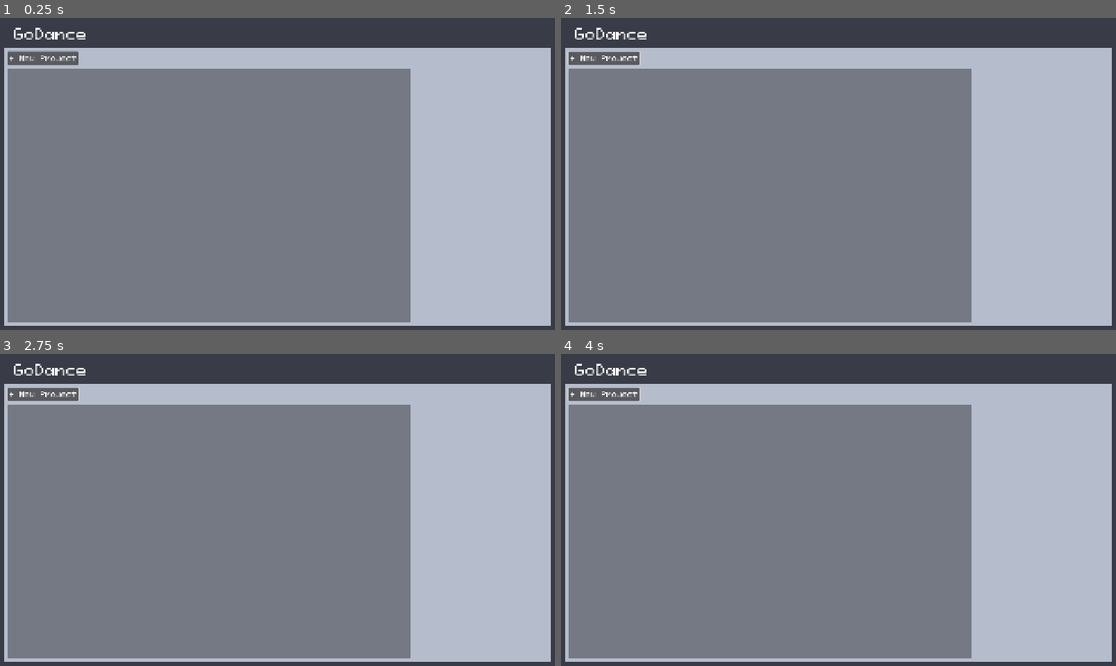
Above: before the commit, frames 1-4 (two rows, left to right).
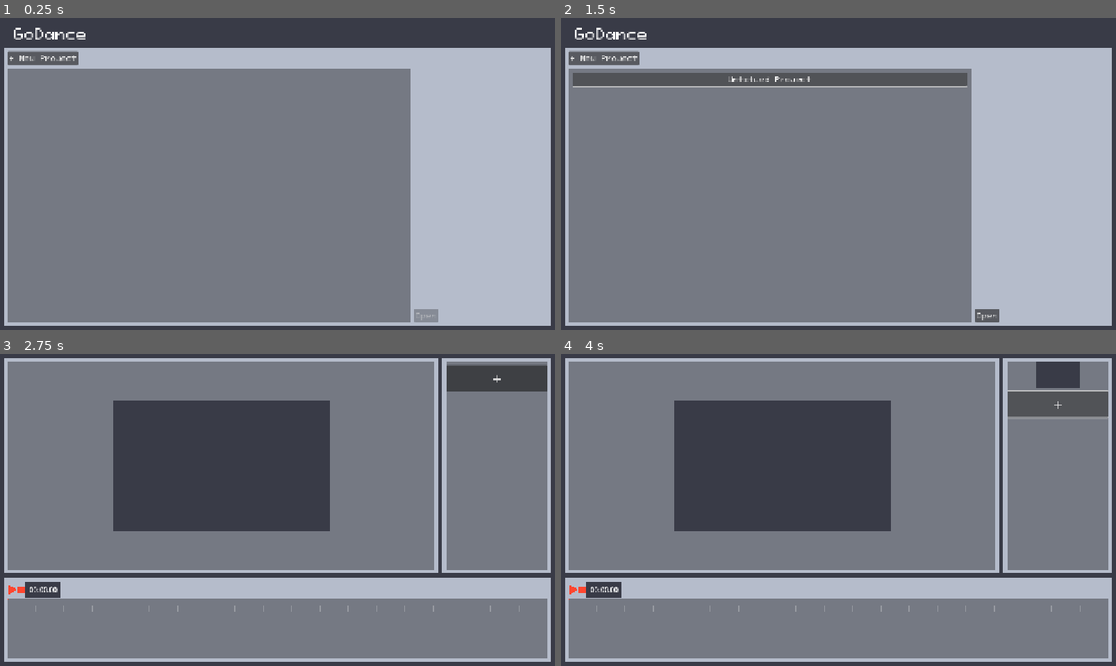
Above: after the commit, the same moments.

Repository: francis-poon/dance_formation_app
Game: Godot game, scene res://main.tscn
The game is run twice, just before and just after one commit, with the same random seed, the same clock (stepped at 60 frames per second) and the same inputs.
Inputs (mouse positions are in pixels of both pictures, inside the frame that each line leads up to):
- Up to frame 1 (0.25 s): no input
- Up to frame 2 (1.5 s): click "+ New Project" at 0.5 s; click (771, 80) at 1.25 s, where only the run after the commit has a clickable "Untitled Project"
- Up to frame 3 (2.75 s): click (427, 650) at 2 s, where only the run after the commit has a clickable "Open"
- Up to frame 4 (4 s): click (605, 394) at 2.75 s, where only the run before the commit has a clickable "+ New Project"; click (1054, 378) at 3.5 s, where only the run after the commit has a clickable "+"

The runs differ from the first frame. In frame 1, 0.2% of the frame differs, in the area x 74-79%, y 93-98%; in frame 2, 3.5%; in frame 3, 53%; in frame 4, 53%, in the area x 0-100%, y 1-98%.
Error before the commit: Trying to iterate on a null value. (res://project_selector/project_selector.gd:71)

Commit message:
Loading projects from selection screen works but issues with loading timeline visually and saving issues if original project file was deleted

Diff:
--- a/project_manager/project_manager.gd
+++ b/project_manager/project_manager.gd
@@ -51,7 +51,9 @@
 # ------------------------------------------------------------------------------
 ## Project data getters
 func get_project_ids() -> Array[int]:
-	return project_ref_dict.keys()
+	var project_ids: Array[int] = []
+	project_ids.assign(project_ref_dict.keys())
+	return project_ids
 
 func get_project_name(project_id: int) -> String:
 	if not project_ref_dict.has(project_id):
--- a/project_selector/project_select_button.gd
+++ b/project_selector/project_select_button.gd
@@ -1,10 +1,13 @@
 class_name ProjectSelectButton
-extends Control
+extends Button
 
 signal select_project(button: ProjectSelectButton)
 
 var project_id: int
-var project_name: String
+var project_name: String:
+	set(value):
+		project_name = value
+		text = value
 
 func load_data(p_id: int, p_name: String):
 	project_id = p_id
--- a/project_selector/project_select_button.tscn
+++ b/project_selector/project_select_button.tscn
@@ -1,7 +1,7 @@
 [gd_scene load_steps=3 format=3 uid="uid://dxqj6rbr4dhru"]
 
 [ext_resource type="Script" uid="uid://bp2djia1uokoj" path="res://project_selector/project_select_button.gd" id="1_8i386"]
-[ext_resource type="Theme" uid="uid://c1lka17jhdqwe" path="res://resources/themes/project_selection_button_theme.tres" id="1_hpwec"]
+[ext_resource type="Theme" uid="uid://d3ahh5vjw4na2" path="res://resources/themes/menu_button_theme.tres" id="1_hpwec"]
 
 [node name="ProjectSelectButton" type="Button"]
 anchors_preset = 14
@@ -12,6 +12,7 @@
 offset_bottom = 20.5
 grow_horizontal = 2
 grow_vertical = 2
+size_flags_horizontal = 3
 theme = ExtResource("1_hpwec")
 text = "Project Name"
 script = ExtResource("1_8i386")
--- a/project_selector/project_selector.gd
+++ b/project_selector/project_selector.gd
@@ -4,7 +4,7 @@
 signal open_project(project_id: int)
 
 @export var _project_selection_holder: Control
-@export var _open_button: Button
+@export var _open_project_button: Button
 @export var _project_select_button_scene: PackedScene
 
 var _project_manager: ProjectManager
@@ -24,21 +24,24 @@
 	_project_manager.new_data_loaded.connect(_on_project_manager_new_data_loaded)
 	_project_manager.updated.connect(_on_project_manager_update)
 
+	_open_project_button.disabled = true
+
 # ------------------------------------------------------------------------------
 ## Internal project button updating functions to reflect state of project manager
 
-func _update_project_button(project_id: int):
+func _update_project_select_button(project_id: int):
 	var project_name: String = _project_manager.get_project_name(project_id)
 	_project_selection_button_dict[project_id].load_data(project_id, project_name)
 
-func _add_project_button(project_id: int):
+func _add_project_select_button(project_id: int):
 	var project_selection_button: ProjectSelectButton = _project_select_button_scene.instantiate()
 	var project_name: String = _project_manager.get_project_name(project_id)
 	project_selection_button.load_data(project_id, project_name)
+	project_selection_button.select_project.connect(_on_project_selected)
 	_project_selection_button_dict[project_id] = project_selection_button
 	_project_selection_holder.add_child(project_selection_button)
 
-func _delete_project_button(project_id: int):
+func _delete_project_select_button(project_id: int):
 	pass
 
 # ------------------------------------------------------------------------------
@@ -59,6 +62,7 @@
 
 func _on_project_selected(project_button: ProjectSelectButton):
 	_selected_project_button = project_button
+	_open_project_button.disabled = false
 
 func _on_project_open_pressed():
 	if _selected_project_button == null:
@@ -68,10 +72,10 @@
 func _on_project_manager_new_data_loaded():
 	_project_selection_button_dict = {}
 	_selected_project_button = null
-	for child in _project_selection_holder:
+	for child in _project_selection_holder.get_children():
 		child.queue_free()
 	for project_id in _project_manager.get_project_ids():
-		_add_project_button(project_id)
+		_add_project_select_button(project_id)
 	#_on_new_project()
 	#_on_project_selected(_project_manager.project_ref_dict.keys()[0])
 
@@ -79,8 +83,8 @@
 	# project update can be a new project, modify, or delete
 	match mode:
 		ProjectManager.UpdateMode.MODIFY:
-			_update_project_button(project_id)
+			_update_project_select_button(project_id)
 		ProjectManager.UpdateMode.ADD:
-			_add_project_button(project_id)
+			_add_project_select_button(project_id)
 		ProjectManager.UpdateMode.DELETE:
 			pass
--- a/project_selector/project_selector.tscn
+++ b/project_selector/project_selector.tscn
@@ -1,11 +1,13 @@
-[gd_scene load_steps=5 format=3 uid="uid://cgfss1l7gh1q5"]
+[gd_scene load_steps=7 format=3 uid="uid://cgfss1l7gh1q5"]
 
 [ext_resource type="Script" uid="uid://gsidprhen4f" path="res://project_selector/project_selector.gd" id="1_r3ht2"]
 [ext_resource type="Theme" uid="uid://ol31r6og1ebc" path="res://resources/themes/widnow_margin.tres" id="1_r8jv2"]
+[ext_resource type="PackedScene" uid="uid://dxqj6rbr4dhru" path="res://project_selector/project_select_button.tscn" id="2_cemrp"]
 [ext_resource type="FontFile" uid="uid://dig8d2l66j4yw" path="res://assets/fonts/Pixeloid_Font_0_5/OpenType (.otf)/PixeloidMono.otf" id="2_r3ht2"]
 [ext_resource type="PackedScene" uid="uid://ttbxotmbcls3" path="res://utils/gui/window.tscn" id="2_xnsdq"]
+[ext_resource type="Theme" uid="uid://d3ahh5vjw4na2" path="res://resources/themes/menu_button_theme.tres" id="5_anyo4"]
 
-[node name="ProjectSelector" type="Control"]
+[node name="ProjectSelector" type="Control" node_paths=PackedStringArray("_project_selection_holder", "_open_project_button")]
 layout_mode = 3
 anchors_preset = 15
 anchor_right = 1.0
@@ -13,6 +15,9 @@
 grow_horizontal = 2
 grow_vertical = 2
 script = ExtResource("1_r3ht2")
+_project_selection_holder = NodePath("MarginContainer/VBoxContainer/HBoxContainer/Window/MarginContainer/ColorRect/MarginContainer/ScrollContainer/VBoxContainer")
+_open_project_button = NodePath("MarginContainer/VBoxContainer/HBoxContainer/ColorRect/MarginContainer/OpenProjectButton")
+_project_select_button_scene = ExtResource("2_cemrp")
 
 [node name="ColorRect" type="ColorRect" parent="."]
 z_index = -1
@@ -72,8 +77,7 @@
 [node name="NewProjectButton" type="Button" parent="MarginContainer/VBoxContainer/ColorRect/MarginContainer"]
 layout_mode = 2
 size_flags_horizontal = 0
-theme_override_fonts/font = ExtResource("2_r3ht2")
-theme_override_font_sizes/font_size = 18
+theme = ExtResource("5_anyo4")
 text = "+ New Project"
 
 [node name="HBoxContainer" type="HBoxContainer" parent="MarginContainer/VBoxContainer"]
@@ -98,11 +102,37 @@
 [node name="ScrollContainer" type="ScrollContainer" parent="MarginContainer/VBoxContainer/HBoxContainer/Window/MarginContainer/ColorRect/MarginContainer"]
 layout_mode = 2
 
+[node name="VBoxContainer" type="VBoxContainer" parent="MarginContainer/VBoxContainer/HBoxContainer/Window/MarginContainer/ColorRect/MarginContainer/ScrollContainer"]
+layout_mode = 2
+size_flags_horizontal = 3
+size_flags_vertical = 3
+
+[node name="ProjectSelectButton" parent="MarginContainer/VBoxContainer/HBoxContainer/Window/MarginContainer/ColorRect/MarginContainer/ScrollContainer/VBoxContainer" instance=ExtResource("2_cemrp")]
+layout_mode = 2
+
 [node name="ColorRect" type="ColorRect" parent="MarginContainer/VBoxContainer/HBoxContainer"]
 layout_mode = 2
 size_flags_horizontal = 3
 color = Color(0.709804, 0.737255, 0.796078, 1)
 
-[connection signal="pressed" from="MarginContainer/VBoxContainer/ColorRect/MarginContainer/NewProjectButton" to="." method="_on_new_project"]
+[node name="MarginContainer" type="MarginContainer" parent="MarginContainer/VBoxContainer/HBoxContainer/ColorRect"]
+layout_mode = 1
+anchors_preset = 15
+anchor_right = 1.0
+anchor_bottom = 1.0
+grow_horizontal = 2
+grow_vertical = 2
+theme = ExtResource("1_r8jv2")
+theme_override_constants/margin_left = 0
+
+[node name="OpenProjectButton" type="Button" parent="MarginContainer/VBoxContainer/HBoxContainer/ColorRect/MarginContainer"]
+layout_mode = 2
+size_flags_horizontal = 0
+size_flags_vertical = 8
+theme = ExtResource("5_anyo4")
+text = "Open"
+
+[connection signal="pressed" from="MarginContainer/VBoxContainer/ColorRect/MarginContainer/NewProjectButton" to="." method="_on_new_project_button_pressed"]
+[connection signal="pressed" from="MarginContainer/VBoxContainer/HBoxContainer/ColorRect/MarginContainer/OpenProjectButton" to="." method="_on_project_open_pressed"]
 
 [editable path="MarginContainer/VBoxContainer/HBoxContainer/Window"]
--- /dev/null
+++ b/resources/themes/menu_button_theme.tres
@@ -0,0 +1,7 @@
+[gd_resource type="Theme" load_steps=2 format=3 uid="uid://d3ahh5vjw4na2"]
+
+[ext_resource type="FontFile" uid="uid://dig8d2l66j4yw" path="res://assets/fonts/Pixeloid_Font_0_5/OpenType (.otf)/PixeloidMono.otf" id="1_xiv46"]
+
+[resource]
+Button/font_sizes/font_size = 18
+Button/fonts/font = ExtResource("1_xiv46")
